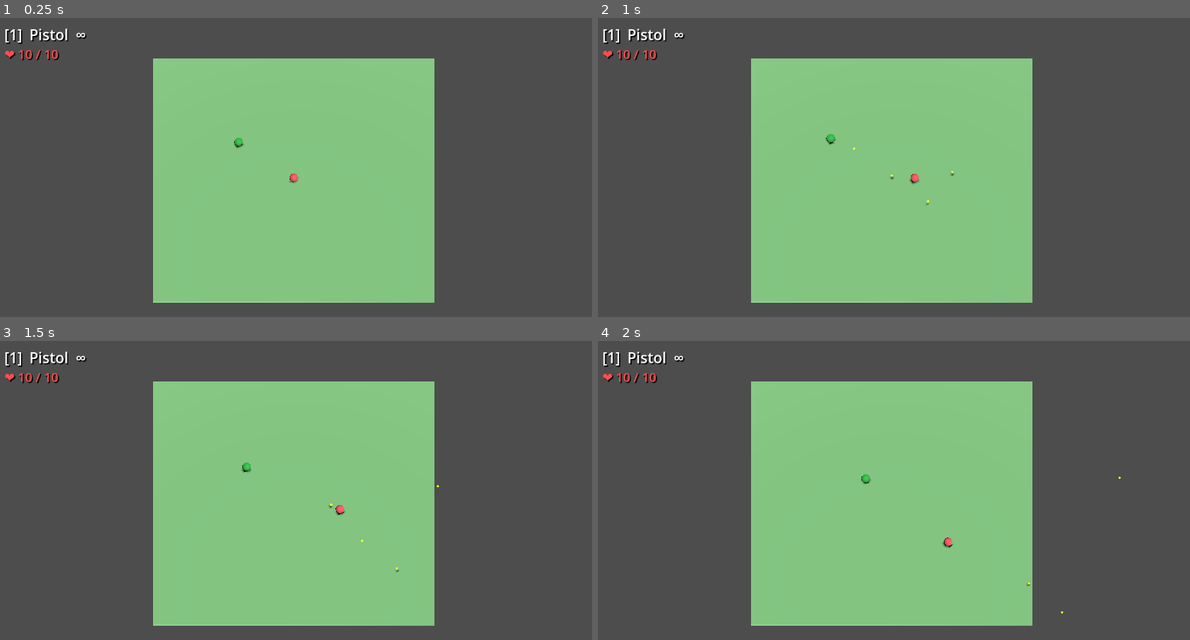
Above: before the commit, frames 1-4 (two rows, left to right).
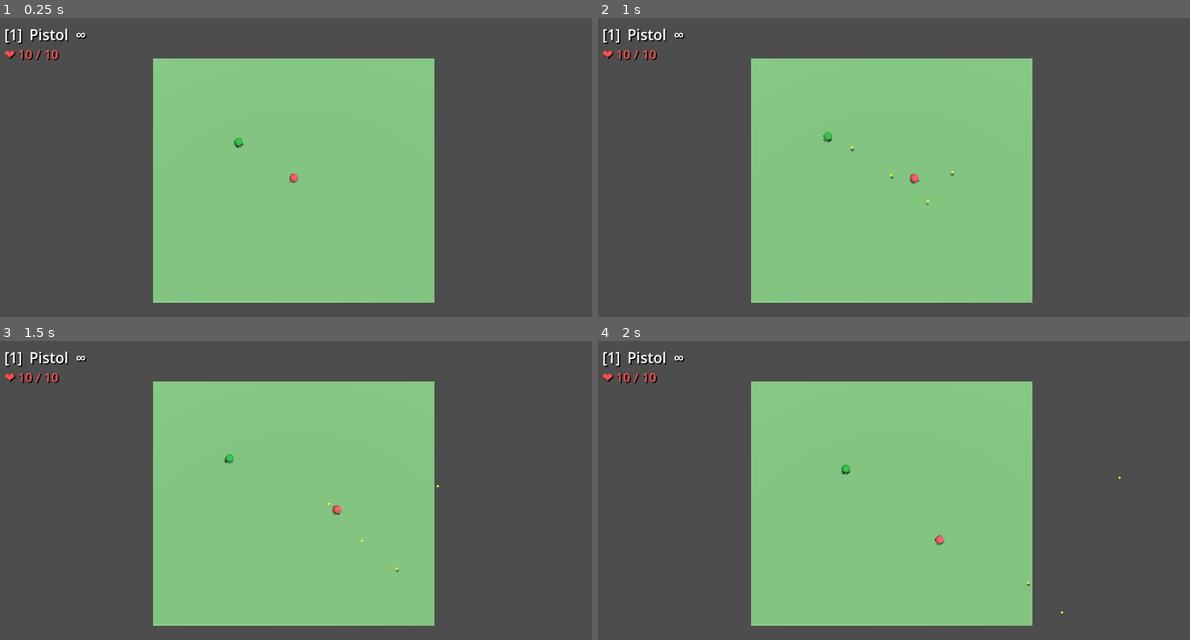
Above: after the commit, the same moments.

Repository: Dearaurora/ChaosGun-Portfolio
Game: Godot game, scene res://scenes/maps/demo_arena.tscn
Same seed, same stepped clock (60 frames per second), same inputs: the game is played once before the commit and once after it.
Inputs (mouse positions are in pixels of both pictures, inside the frame that each line leads up to):
- Up to frame 1 (0.25 s): no input
- Up to frame 2 (1 s): move the mouse to (1024, 164) at 0.52 s; hold D from 0.53 s (still down); hold 1 from 0.53 s (still down); click (1024, 164) at 0.67 s
- Up to frame 3 (1.5 s): move the mouse to (171, 523) at 1.27 s; release D at 1.28 s; release 1 at 1.28 s; hold S from 1.28 s (still down); tap 2 at 1.35 s
- Up to frame 4 (2 s): keep holding S

Frame 1 is identical in both runs. In frame 2, less than 0.1% of the frame differs, in the area x 38-55%, y 38-56%; in frame 3, 0.1%; in frame 4, 0.2%, in the area x 41-74%, y 41-83%.

Commit message:
fix: 增强击退效果 + 后坐力系统 + 移除边缘摩擦力
- 手枪击退 1845, 冲锋枪 618, AK 2030, 狙击 60120
- 新增射击后坐力(手枪8/冲锋2/AK5/狙击15)
- 移除边缘摩擦力
- 击退衰减率降低(0.80.4), 被推操控力降低(0.20.05)
- 击退抗性堆叠放慢(0.30.1, 上限0.750.4)

Diff:
--- a/scripts/player/ai_character.gd
+++ b/scripts/player/ai_character.gd
@@ -218,7 +218,7 @@
 func _apply_movement(desired_vel: Vector3, delta: float) -> void:
 	# 击退衰减
 	if knockback_velocity.length_squared() > 0.1:
-		knockback_velocity = knockback_velocity.lerp(Vector3.ZERO, friction * 0.8 * delta)
+		knockback_velocity = knockback_velocity.lerp(Vector3.ZERO, friction * 0.4 * delta)
 	else:
 		knockback_velocity = Vector3.ZERO
 
@@ -226,8 +226,8 @@
 	current_move_vel.y = 0
 
 	var control_factor = 1.0
-	if knockback_velocity.length() > speed * 0.5:
-		control_factor = 0.2
+	if knockback_velocity.length() > speed * 0.3:
+		control_factor = 0.05
 
 	if desired_vel.length() > 0.1:
 		current_move_vel = current_move_vel.lerp(desired_vel, acceleration * control_factor * delta)
@@ -243,13 +243,9 @@
 func apply_knockback(force: Vector3) -> void:
 	if is_invincible or is_dead:
 		return
-	var push_dir = force.normalized()
-	var edge_damping = 1.0
-	if _is_near_edge(push_dir):
-		edge_damping = 0.4
-	var actual_force = force * edge_damping * max(0.2, (1.0 - knockback_resistance))
+	var actual_force = force * max(0.2, (1.0 - knockback_resistance))
 	knockback_velocity += actual_force
-	knockback_resistance = min(0.75, knockback_resistance + 0.3)
+	knockback_resistance = min(0.4, knockback_resistance + 0.1)
 
 func _die() -> void:
 	if is_dead: return
--- a/scripts/player/player_character.gd
+++ b/scripts/player/player_character.gd
@@ -91,7 +91,7 @@
 
 	# --- 击退衰减 ---
 	if knockback_velocity.length_squared() > 0.1:
-		knockback_velocity = knockback_velocity.lerp(Vector3.ZERO, friction * 0.8 * delta)
+		knockback_velocity = knockback_velocity.lerp(Vector3.ZERO, friction * 0.4 * delta)
 	else:
 		knockback_velocity = Vector3.ZERO
 
@@ -104,8 +104,8 @@
 
 	var target_vel = direction * speed
 	var control_factor = 1.0
-	if knockback_velocity.length() > speed * 0.5:
-		control_factor = 0.2
+	if knockback_velocity.length() > speed * 0.3:
+		control_factor = 0.05
 
 	if direction:
 		current_move_vel = current_move_vel.lerp(target_vel, acceleration * control_factor * delta)
@@ -211,14 +211,9 @@
 	# 无敌期间免疫击退
 	if is_invincible or is_dead:
 		return
-	var push_dir = force.normalized()
-	var edge_damping = 1.0
-	if _is_near_edge(push_dir):
-		edge_damping = 0.4
-
-	var actual_force = force * edge_damping * max(0.2, (1.0 - knockback_resistance))
+	var actual_force = force * max(0.2, (1.0 - knockback_resistance))
 	knockback_velocity += actual_force
-	knockback_resistance = min(0.75, knockback_resistance + 0.3)
+	knockback_resistance = min(0.4, knockback_resistance + 0.1)
 
 func _is_near_edge(push_dir: Vector3) -> bool:
 	var space_state = get_world_3d().direct_space_state
